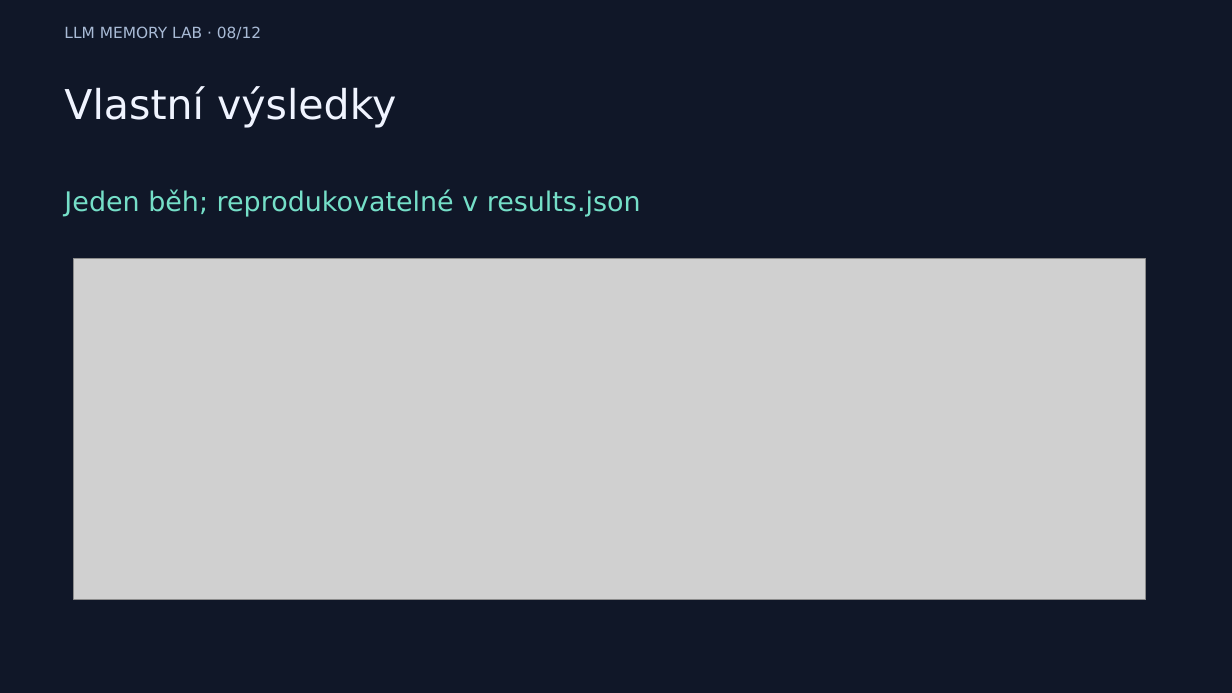
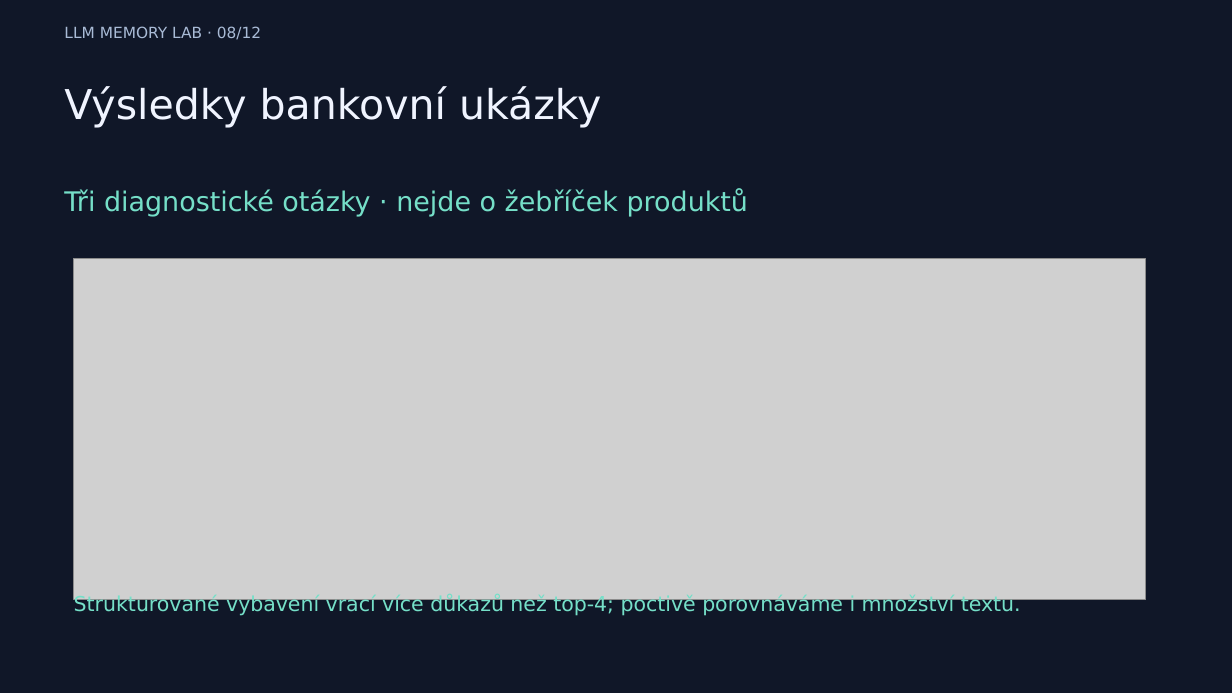
Before and after one commit to p-rum/ai-memory-optimalization-methods, a slide deck: slide 8 of workshop/presentation.pptx. Drawn at 1232x693 pixels with LibreOffice and Linux fonts; fonts in the diff are those of the drawing; grey boxes stand for pictures. Boxes give left, top, right and bottom in pixels: in the first picture for what was removed or moved away, otherwise in the second. Text is boxed around its words. In the diff, an @@ line names an element or a change of style, - is before the commit and + after.

```diff
--- a/workshop/presentation.pptx
+++ b/workshop/presentation.pptx
@@ text at [64, 86, 601, 128]: text changed @@
-Vlastní výsledky
+Výsledky bankovní ukázky
@@ text at [64, 190, 748, 217]: text changed @@
-Jeden běh; reprodukovatelné v results.json
+Tři diagnostické otázky · nejde o žebříček produktů
@@ text added at [74, 595, 1021, 616], 16 pt, text #75DFC8 @@
+Strukturované vybavení vrací více důkazů než top-4; poctivě porovnáváme i množství textu.
```
Also in this commit, not shown: 1 other slide changed, 10 slides added, 10 slides removed, 55 other files.
